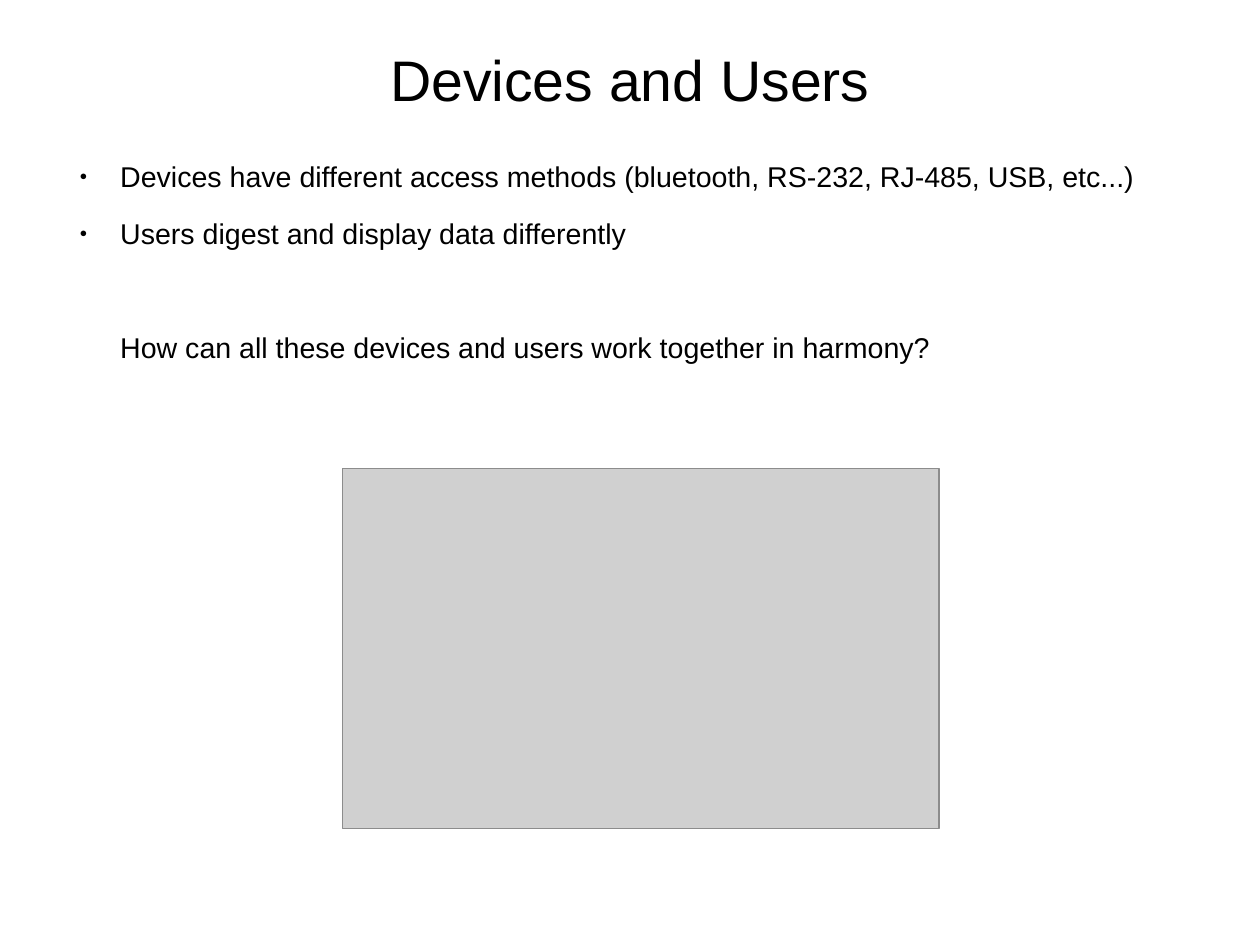
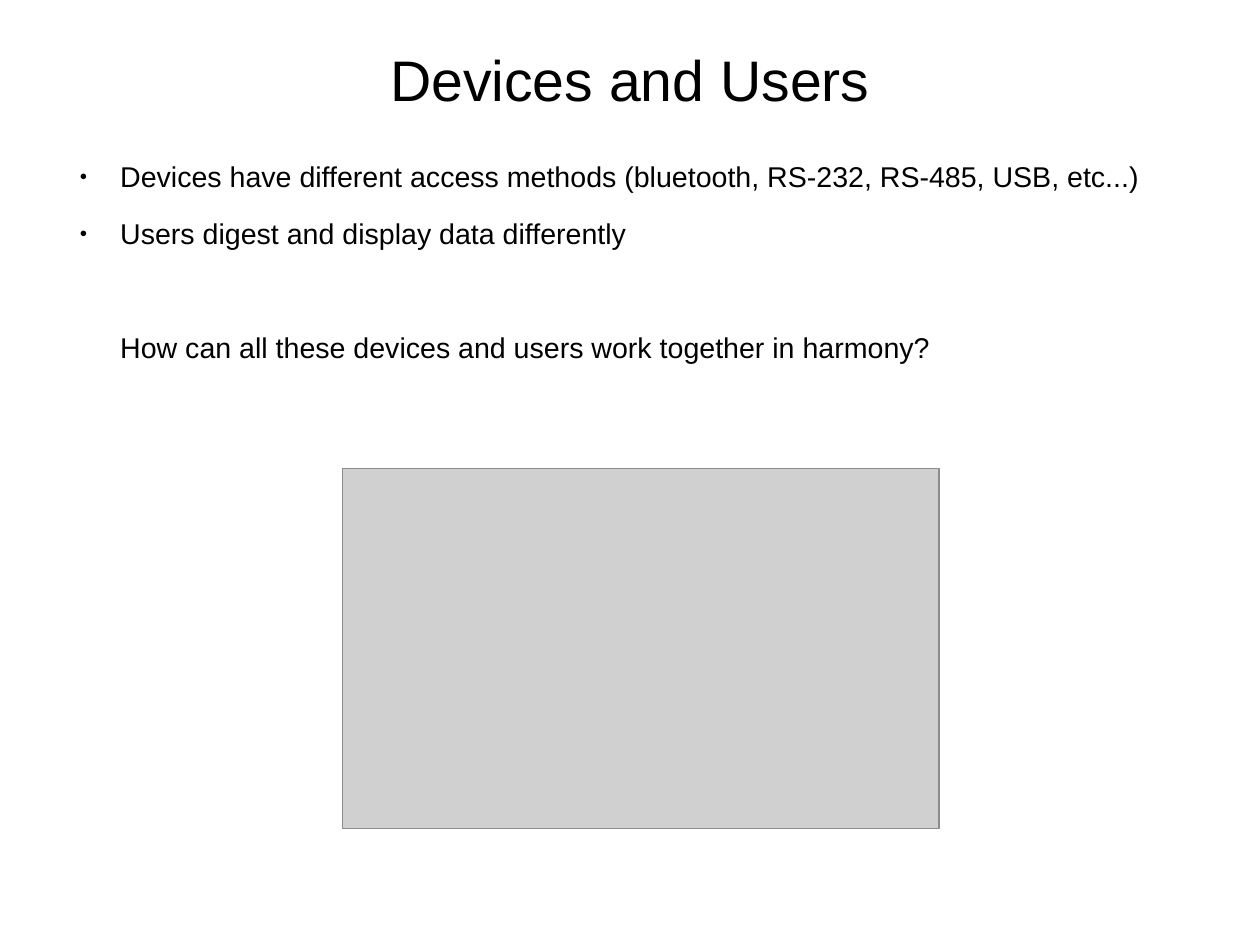
Before and after one commit to ldm5180/hammerhead, a slide deck: slide 1 of doc/bionet-intro-slides/bionet-intro.odp. Drawn at 1260x945 pixels with LibreOffice and Linux fonts; fonts in the diff are those of the drawing; grey boxes stand for pictures. Boxes give left, top, right and bottom in pixels: in the first picture for what was removed or moved away, otherwise in the second. Text is boxed around its words. In the diff, an @@ line names an element or a change of style, - is before the commit and + after.

```diff
--- a/doc/bionet-intro-slides/bionet-intro.odp
+++ b/doc/bionet-intro-slides/bionet-intro.odp
@@ text at bbox=[120, 166, 1138, 193]: text changed @@
-● Devices have different access methods (bluetooth, RS-232, RJ-485, USB, etc...)
+● Devices have different access methods (bluetooth, RS-232, RS-485, USB, etc...)
```
Also in this commit, not shown: 4 other slides changed, 1 other file.
